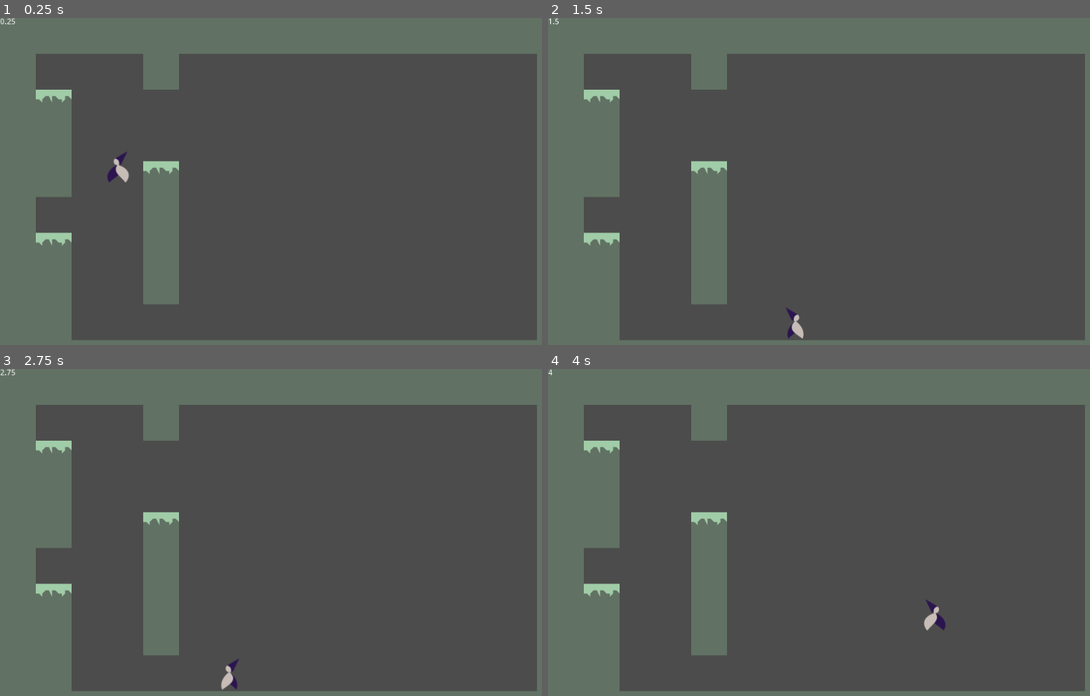
Above: before the commit, frames 1-4 (two rows, left to right).
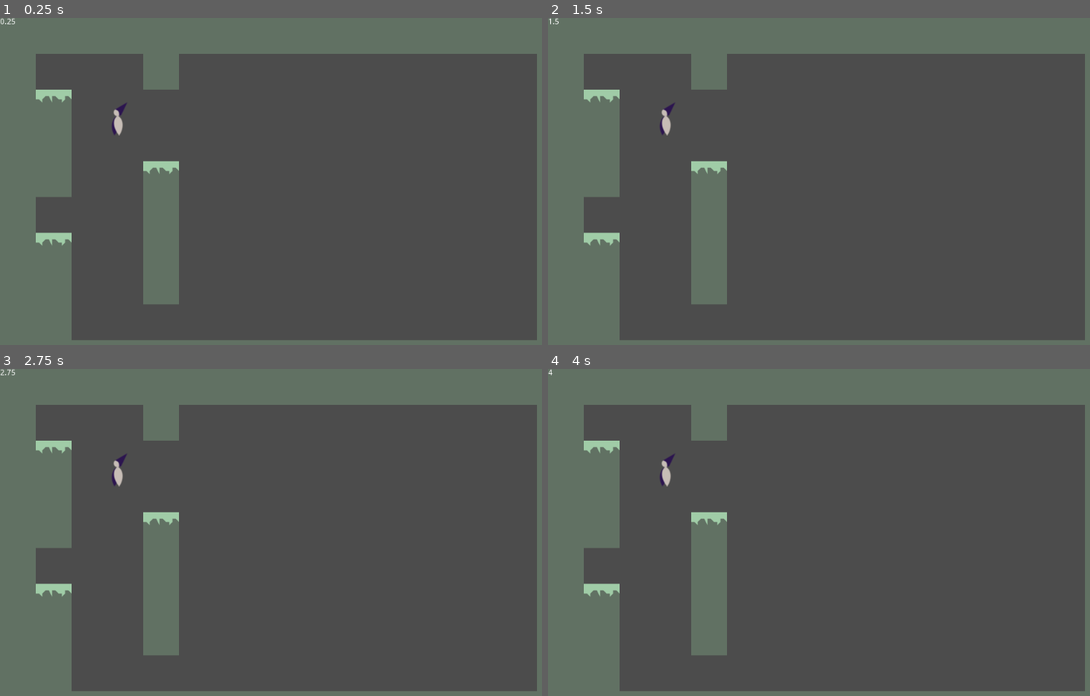
Above: after the commit, the same moments.

Repository: Seibaah/GGJ_MTL2020
Game: Godot game, scene res://World.tscn
The game is run twice, just before and just after one commit, with the same random seed, the same clock (stepped at 60 frames per second) and the same inputs. After the commit the project has no main scene; this scene is started directly in both runs.
Inputs:
- Up to frame 1 (0.25 s): no input
- Up to frame 2 (1.5 s): hold Right (move_right) from 0.53 s (still down); tap Space (select_next_seed, bound only after the commit) at 0.6 s; tap Up (jump) at 0.77 s; tap Down (plant_seed) at 1.35 s
- Up to frame 3 (2.75 s): tap Up (jump) at 1.52 s; tap Space (select_next_seed, bound only after the commit) at 1.55, 2.1 s; release Right (move_right) at 2.03 s; hold Left (move_left) from 2.03 s (still down)
- Up to frame 4 (4 s): tap Enter at 2.75 s; release Left (move_left) at 2.78 s; hold Right (move_right) from 2.78 s (still down); tap Space (select_next_seed, bound only after the commit) at 2.85, 3.8 s; tap Up (jump) at 3.02, 3.77 s; tap Down (plant_seed) at 3.6 s

The runs differ from the first frame. In frame 1, 0.3% of the frame differs, in the area x 19-24%, y 25-51%; in frame 2, 0.3%; in frame 3, 0.3%; in frame 4, 0.3%.
Error after the commit: Parse Error: ':' expected at end of line. (res://Scripts/Player.gd:47)

Commit message:
added control select_seed

Diff:
--- a/Player.tscn
+++ b/Player.tscn
@@ -70,7 +70,7 @@
 position = Vector2( -1.22943, -7.37656 )
 texture = ExtResource( 1 )
 region_enabled = true
-region_rect = Rect2( 64, 64, 64, 64 )
+region_rect = Rect2( 0, 64, 64, 64 )
 
 [node name="AnimationPlayer" type="AnimationPlayer" parent="."]
 anims/idle = SubResource( 3 )
--- a/Scripts/Player.gd
+++ b/Scripts/Player.gd
@@ -43,9 +43,13 @@
 	else:
 		play_anim("jump")
 
+	#select_seed
+	if Input.is_action_just_pressed("select_next_seed")
+		pass
 	#plant_seed
 	if Input.is_action_just_pressed("plant_seed"):
 		pass
+
 
 func flip():
 	facing_right = !facing_right
--- a/project.godot
+++ b/project.godot
@@ -16,7 +16,6 @@
 [application]
 
 config/name="Sauver la planète"
-run/main_scene="res://World.tscn"
 config/icon="res://icon.png"
 
 [input]
@@ -41,6 +40,11 @@
 "events": [ Object(InputEventKey,"resource_local_to_scene":false,"resource_name":"","device":0,"alt":false,"shift":false,"control":false,"meta":false,"command":false,"pressed":false,"scancode":16777234,"unicode":0,"echo":false,"script":null)
  ]
 }
+select_next_seed={
+"deadzone": 0.5,
+"events": [ Object(InputEventKey,"resource_local_to_scene":false,"resource_name":"","device":0,"alt":false,"shift":false,"control":false,"meta":false,"command":false,"pressed":false,"scancode":32,"unicode":0,"echo":false,"script":null)
+ ]
+}
 
 [rendering]
 
